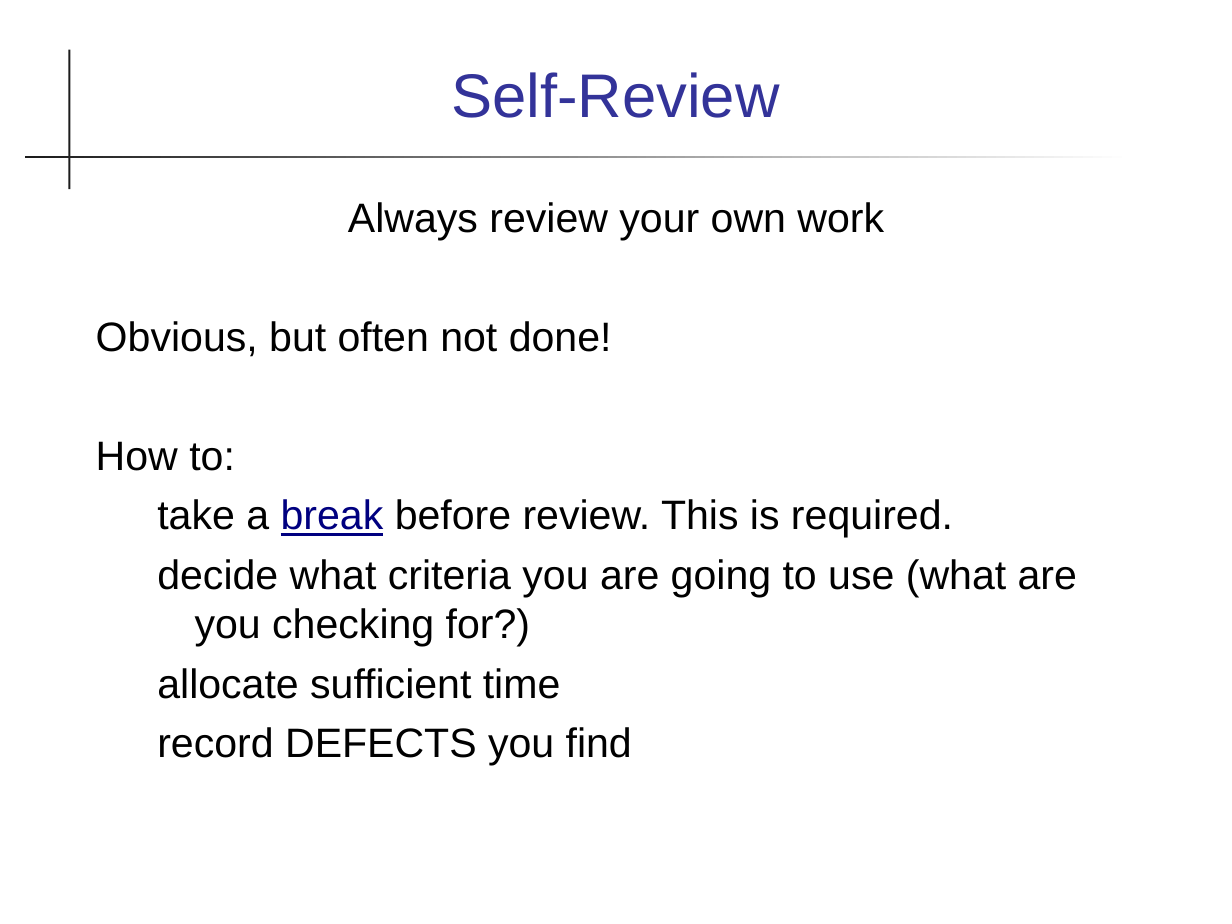
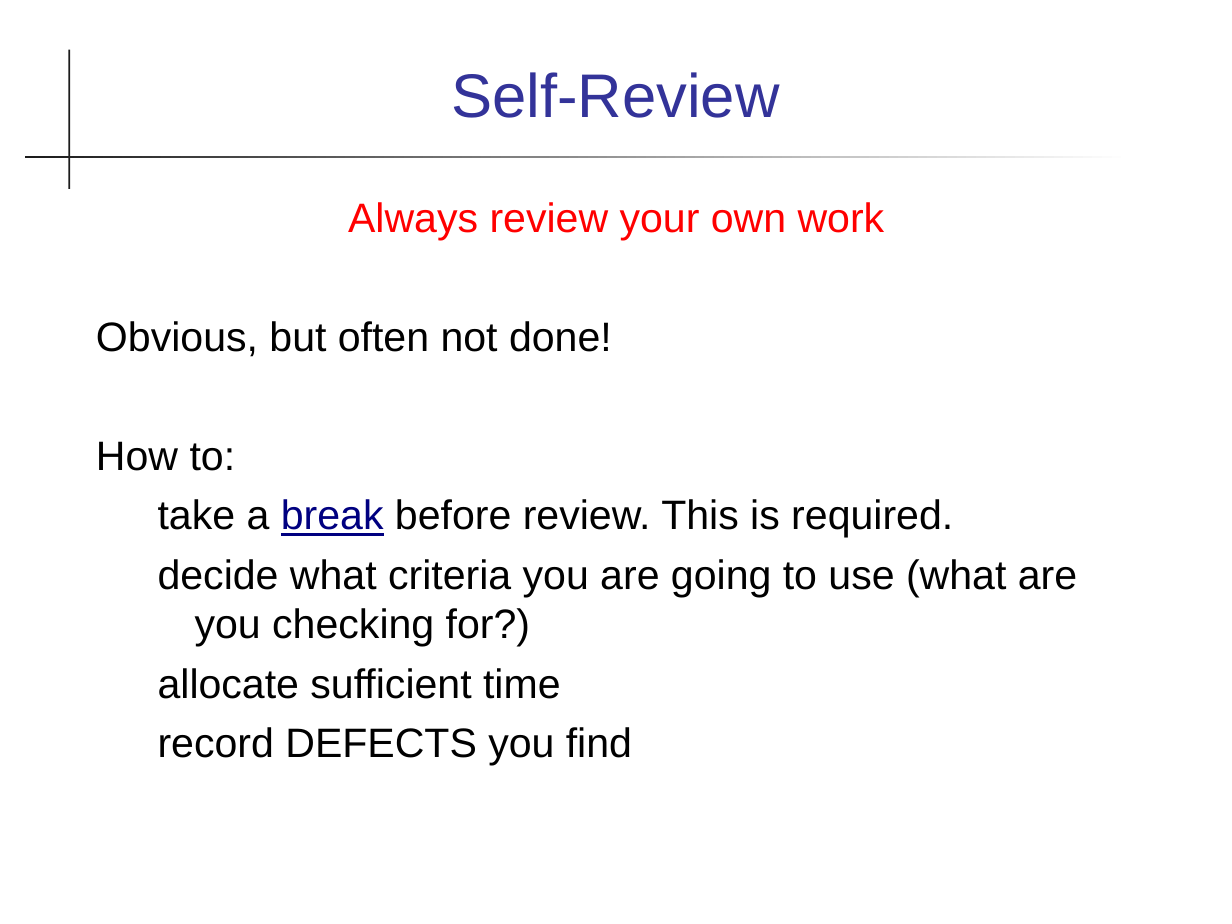
Before and after one commit to cpske/ISP, a slide deck: slide 24 of code-review/Reviews.ppt. Drawn at 1232x924 pixels with LibreOffice and Linux fonts; fonts in the diff are those of the drawing. Boxes give left, top, right and bottom in pixels: in the first picture for what was removed or moved away, otherwise in the second. Text is boxed around its words. In the diff, an @@ line names an element or a change of style, - is before the commit and + after.

```diff
--- a/code-review/Reviews.ppt
+++ b/code-review/Reviews.ppt
@@ text "Always review your own work" at <box>96,202,1077,766</box>: text colour #000000 to #FF0000 in "Always review your own work" @@
```
Also in this commit, not shown: 7 other slides changed, 2 other files.
